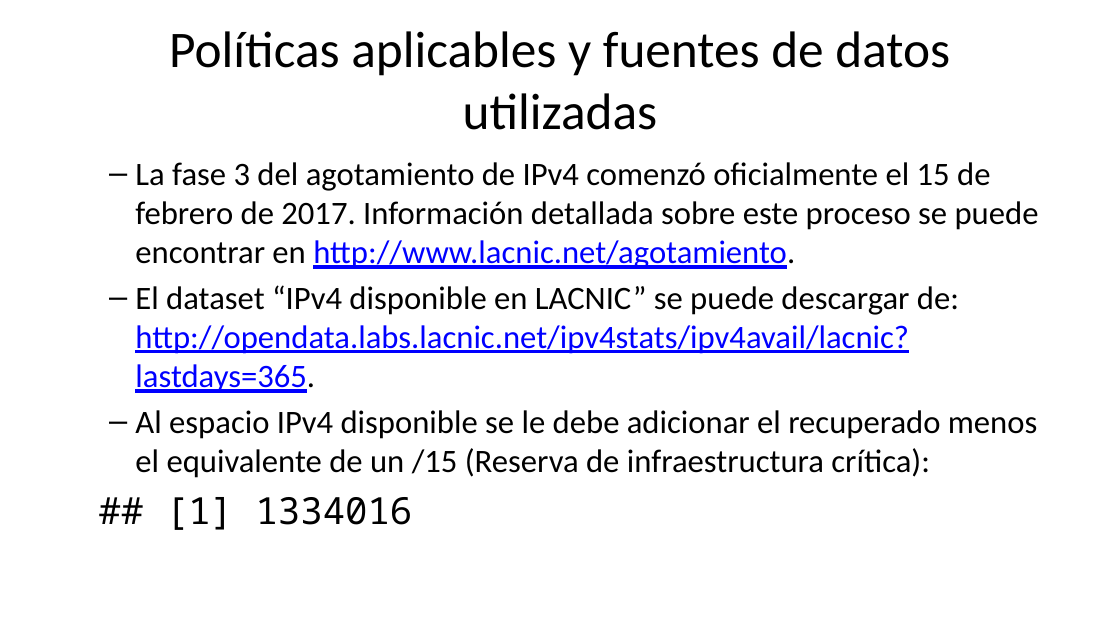
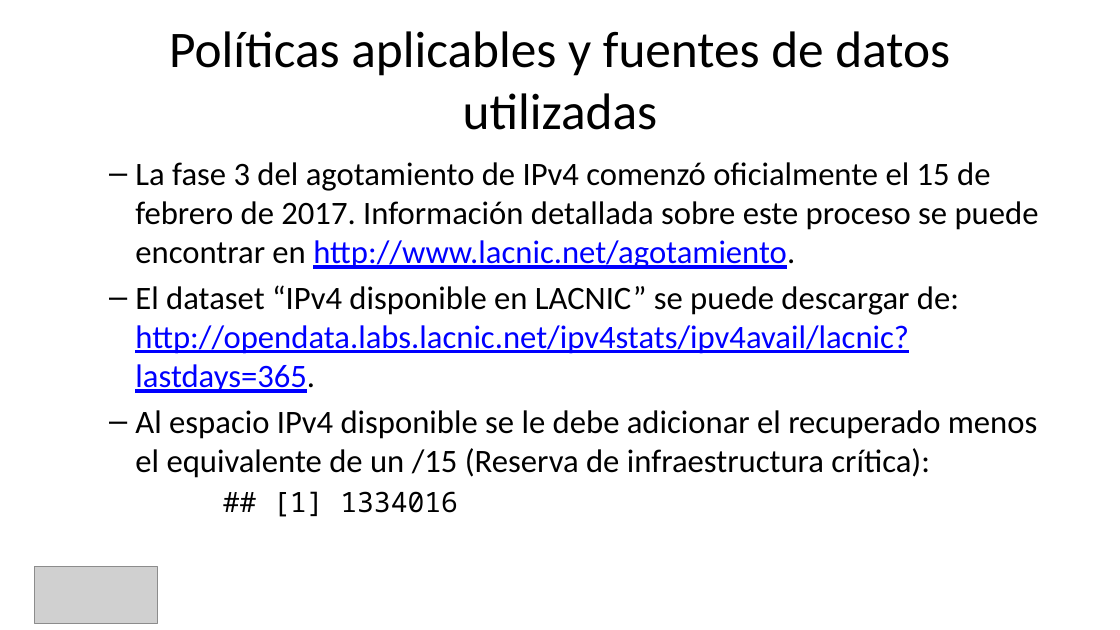
Before and after one commit to cm2c-internet-measurements/internet-data-models-and-viz, a slide deck: slide 4 of lacnic-ipv4-fase3-model/LACNIC_IPv4_F3_Report_v3.pptx. Drawn at 1120x630 pixels with LibreOffice and Linux fonts; fonts in the diff are those of the drawing; grey boxes stand for pictures; background and template pictures are left out. Boxes give left, top, right and bottom in pixels: in the first picture for what was removed or moved away, otherwise in the second. Text is boxed around its words. In the diff, an @@ line names an element or a change of style, - is before the commit and + after.

```diff
--- a/lacnic-ipv4-fase3-model/LACNIC_IPv4_F3_Report_v3.pptx
+++ b/lacnic-ipv4-fase3-model/LACNIC_IPv4_F3_Report_v3.pptx
@@ text at [273, 491, 458, 517]: size 24 to 18 pt in "## [1] 1334016"; indent changed; less space between paragraphs @@
@@ picture added at [35, 567, 158, 623] @@
```
Also in this commit, not shown: 7 other slides changed, 4 other files.
